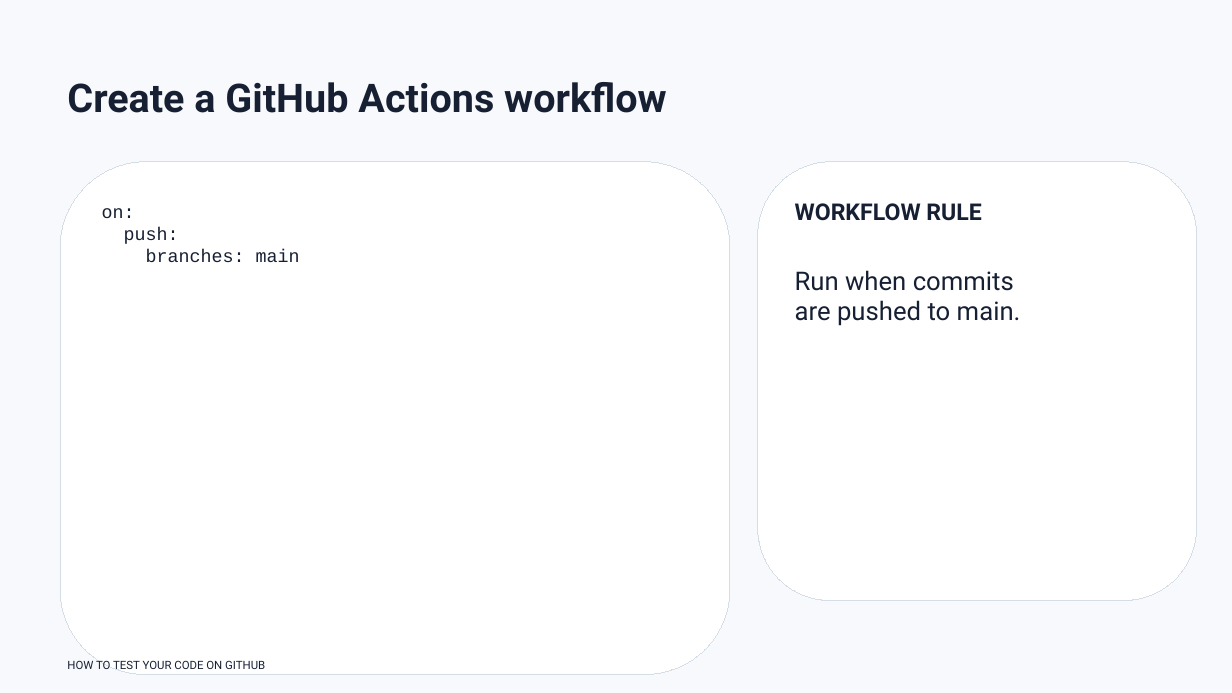
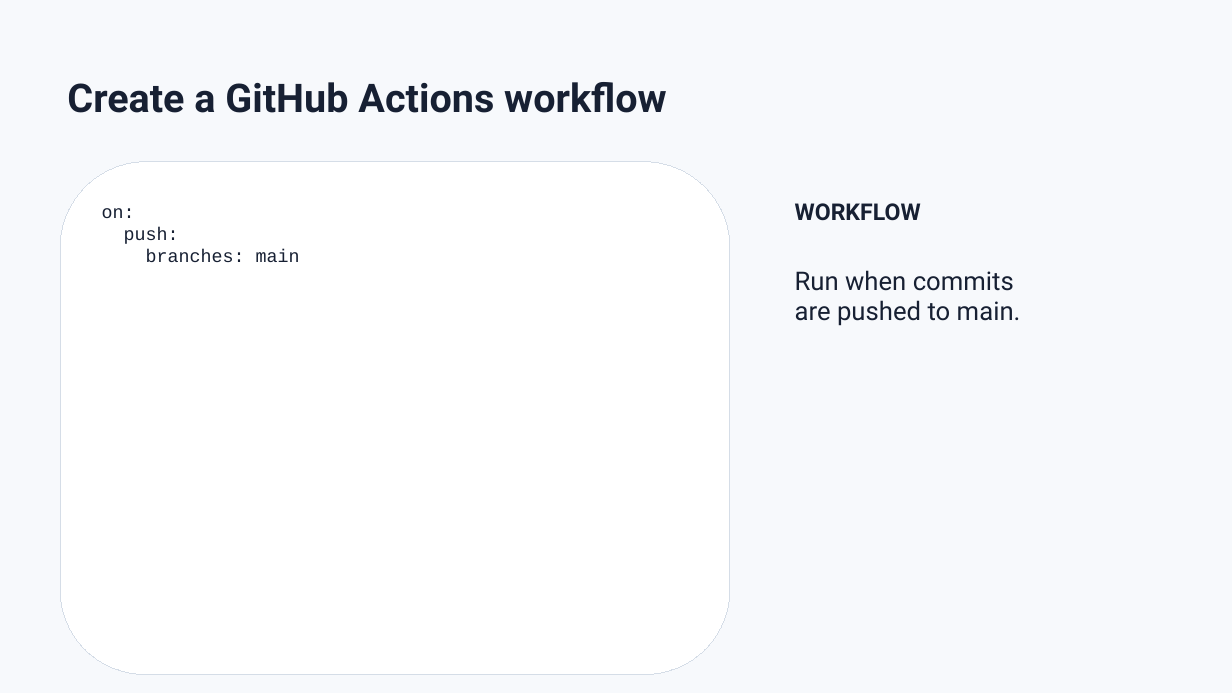
Before and after one commit to rbesenczi/my_ols, a slide deck: slide 25 of presentation/how_to_test_your_code.pptx. Drawn at 1232x693 pixels with LibreOffice and Linux fonts; fonts in the diff are those of the drawing. Boxes give left, top, right and bottom in pixels: in the first picture for what was removed or moved away, otherwise in the second. Text is boxed around its words. In the diff, an @@ line names an element or a change of style, - is before the commit and + after.

```diff
--- a/presentation/how_to_test_your_code.pptx
+++ b/presentation/how_to_test_your_code.pptx
@@ rounded rectangle removed at <box>758,162,1197,601</box> @@
@@ text at <box>795,203,921,221</box>: text changed @@
-WORKFLOW RULE
+WORKFLOW
@@ text removed at <box>67,660,265,673</box> @@
-HOW TO TEST YOUR CODE ON GITHUB
```
Also in this commit, not shown: 24 other slides changed, 2 slides added.
